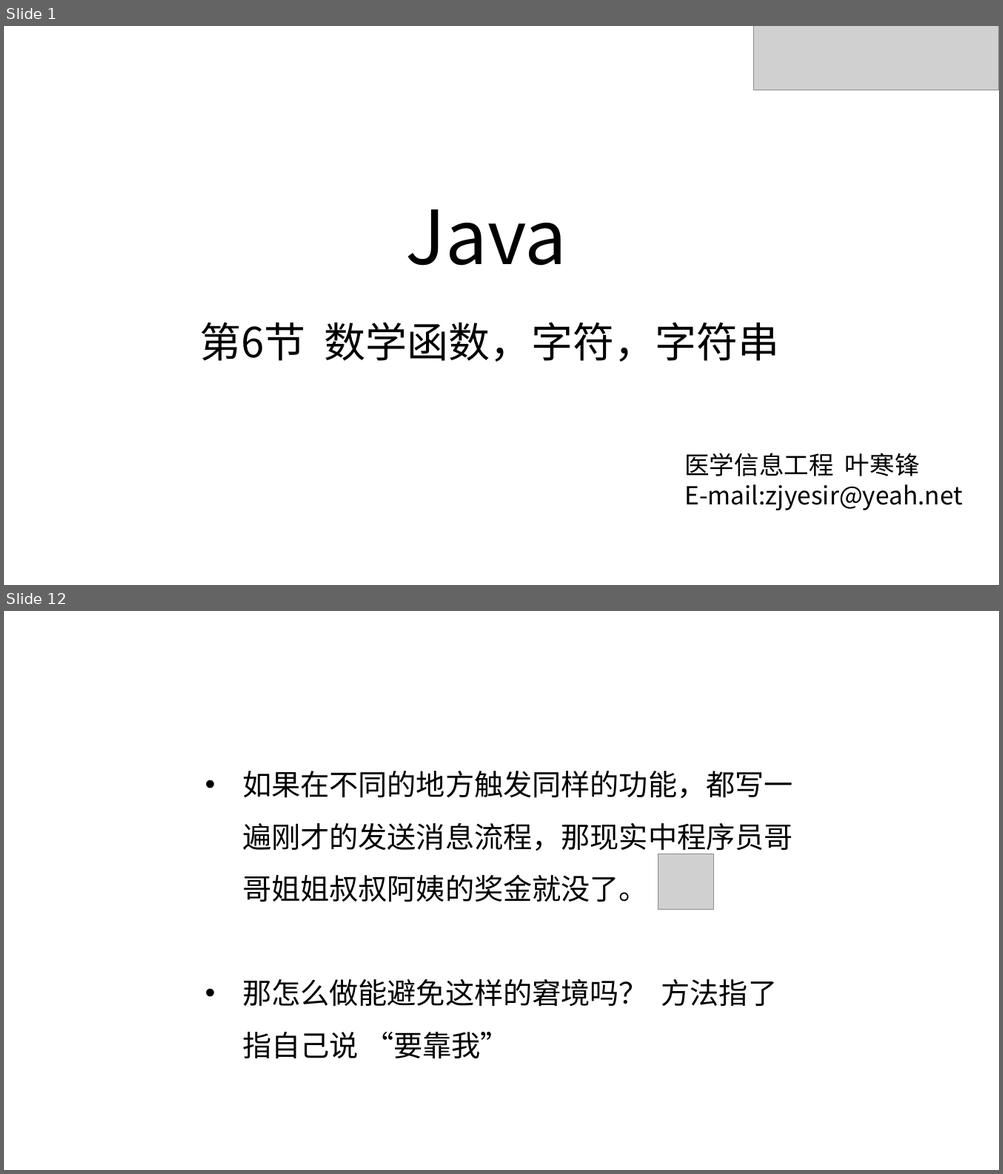
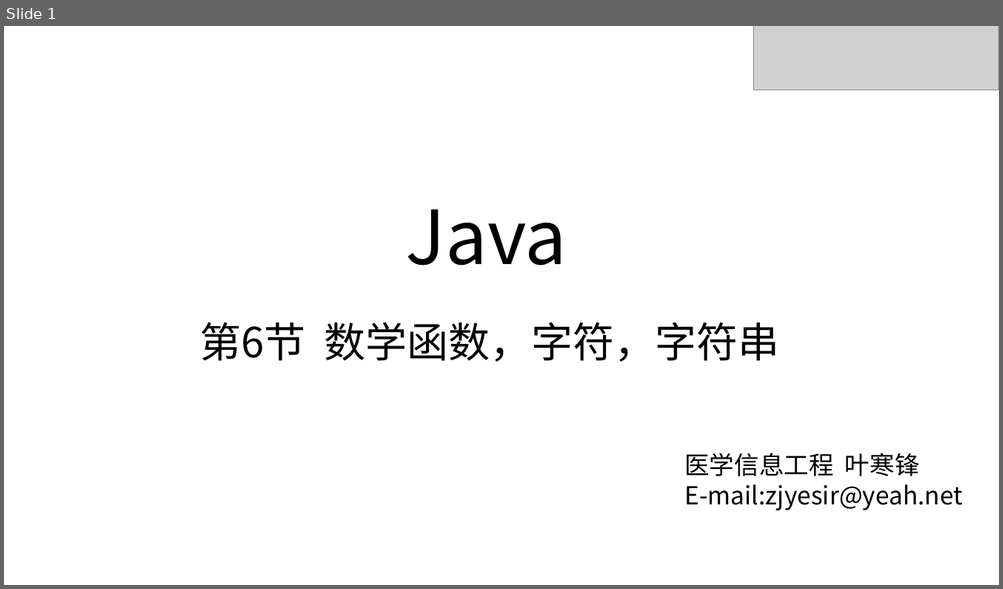
Before and after one commit to zjyesir/hmc_java_1, a slide deck: ppt/3 串.pptx. Shown one above the other, each under a label of ours: slides 1 and 12 before the commit, slide 1 after it; the slides between them are not shown. The pictures are 1003x1174 and 1003x589 pixels, drawn with LibreOffice and Linux fonts; fonts in the diff are those of the drawing; grey boxes stand for pictures; background and template pictures are left out. Boxes give left, top, right and bottom in pixels: in the first picture for what was removed or moved away, otherwise in the second. Text is boxed around its words. In the diff, an @@ line names an element or a change of style, - is before the commit and + after.

```diff
--- a/ppt/3 串.pptx
+++ b/ppt/3 串.pptx
@@ slide 12 removed at (4,611,999,1170), background picture (left out) @@
@@ text removed at (242,771,793,1059) @@
-• 如果在不同的地方触发同样的功能，都写一遍刚才的发送消息流程，那现实中程序员哥哥姐姐叔叔阿姨的奖金就没了。
-• 那怎么做能避免这样的窘境吗？ 方法指了指自己说 “要靠我”
@@ picture removed at (658,854,714,909) @@
```
Also in this commit, not shown: 5 slides changed, 5 slides added, 21 other slides removed, 2 other files.
